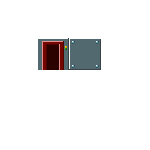
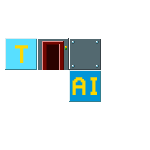
The second 150px x 150px image is a revision of the first. Changes to its layers:
showed "Layer 2 copy 3", painted on it over [5,38,37,70]
showed "Layer 2 copy 2", painted on it over [69,70,101,102]
